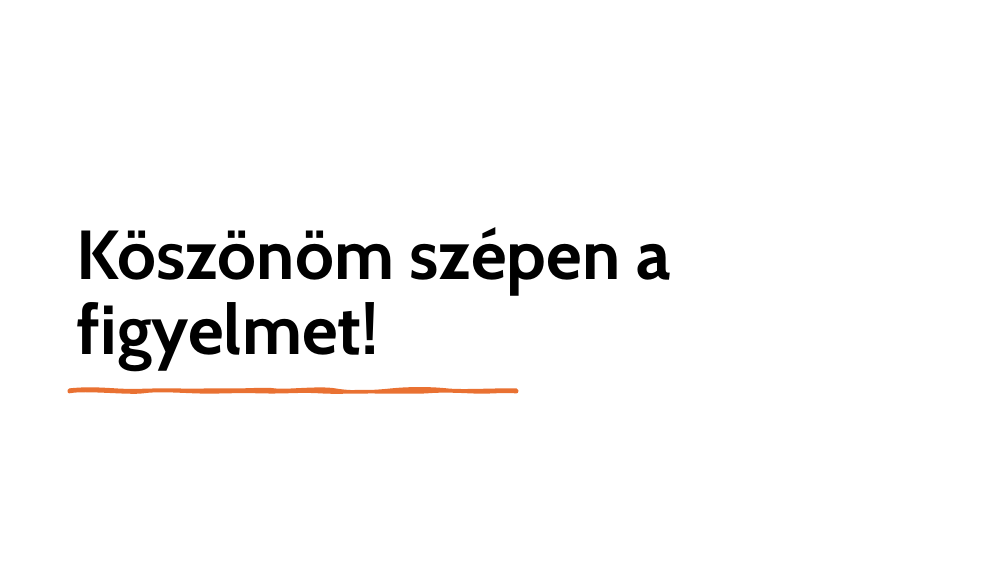
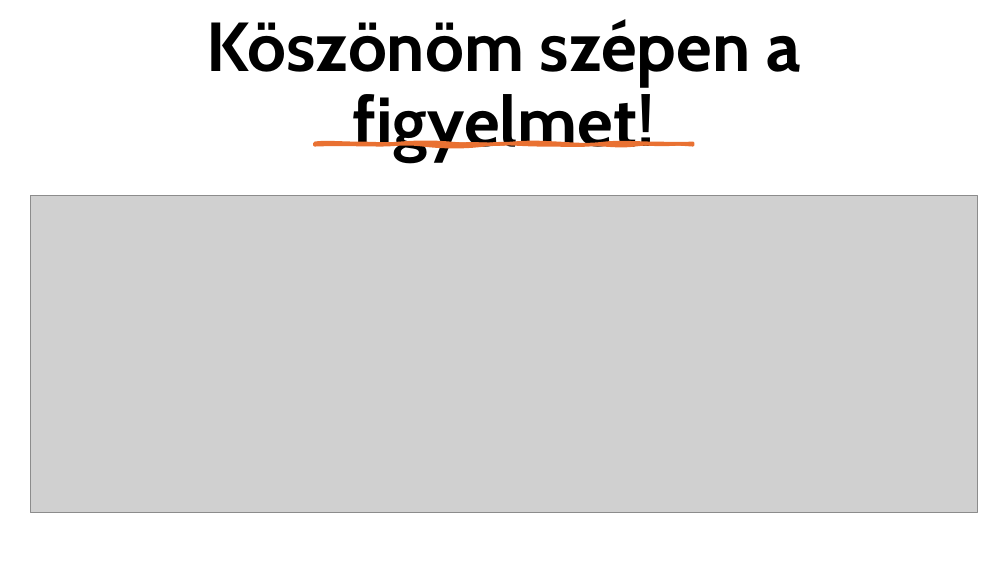
Before and after one commit to czotterbenedek/rag-onlineclustering-optimization, a slide deck: slide 21 of tdk/tdk_v1.pptx. Drawn at 1008x567 pixels with LibreOffice and Linux fonts; fonts in the diff are those of the drawing; grey boxes stand for pictures. Boxes give left, top, right and bottom in pixels: in the first picture for what was removed or moved away, otherwise in the second. Text is boxed around its words. In the diff, an @@ line names an element or a change of style, - is before the commit and + after.

```diff
--- a/tdk/tdk_v1.pptx
+++ b/tdk/tdk_v1.pptx
@@ title "Köszönöm szépen a figyelmet!": place and size @@
-title "Köszönöm szépen a figyelmet!" at (77,227,671,370)
+title "Köszönöm szépen a figyelmet!" at (207,19,801,161)
@@ title "Köszönöm szépen a figyelmet!" at (207,19,801,161): alignment left to centre; vertical alignment bottom to middle @@
@@ freeform shape: place and size @@
-freeform shape at (70,390,517,392)
+freeform shape at (315,144,693,145)
@@ picture added at (31,196,978,513) @@
```
Also in this commit, not shown: 20 other slides changed, 1 other file.
